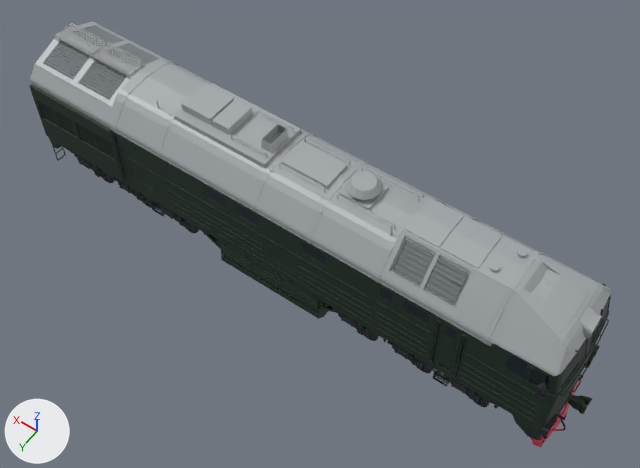
Two versions of the glTF model models/loco_2te116u.glb, one commit apart.
Camera for both pictures: a 50 mm lens placed at (-9.87, 12.71, 22.04), pointed at (-0.85, 0.09, 2.21). Every picture has the same lights, and +X, +Y and +Z are marked at lower left. The picture after the commit comes second.

The scene before the commit, as lines of its bpy script (objects in view):
```python
me_bogie_front_003 = bpy.data.meshes.new('bogie_front.003')
me_bogie_front_003.from_pydata(...)  # 11151 vertices, 18074 faces; spans x 1.74..8.36, y -1.42..1.42, z 0.09..1.47
me_bogie_front_003.materials.append(mat_lc_bg)  # dark grey #3c4146
me_krisha_002 = bpy.data.meshes.new('krisha.002')
me_krisha_002.from_pydata(...)  # 3502 vertices, 5742 faces; spans x -8.7..8.7, y -1.5..1.5, z 3.8..5.3
me_krisha_002.materials.append(mat_lc_gr)  # grey #a9aeb0
me_kuzov2_001 = bpy.data.meshes.new('kuzov2.001')
me_kuzov2_001.from_pydata(...)  # 1316 vertices, 2212 faces; spans x -8.5..8.7, y -1.6..1.6, z 1.5..4.0
me_kuzov2_001.materials.append(mat_lc_paint_001)  # dark green #1f3326
ob_lc_bogie_front_001 = bpy.data.objects.new('lc_bogie_front_001', me_bogie_front_003)
ob_lc_bogie_front_001.location = (0.0, 0.0, 0.0)
ob_lc_krisha = bpy.data.objects.new('lc_krisha', me_krisha_002)
ob_lc_krisha.location = (0.0, 0.0, 0.0)
ob_lc_kuzov2 = bpy.data.objects.new('lc_kuzov2', me_kuzov2_001)
ob_lc_kuzov2.location = (0.0, 0.0, 0.0)
# also in view: 'lc_zhaluzi' at (-4.76, 0.0, 4.6); 'lc_stekla' at (-1.69, 0.0, 3.88); 'lc_bogie_front' at (-5.2, 0.0, 0.78); 'lc_zhaluzi3' at (7.16, 0.0, 4.61); 'lc_kuzov3' at (0.69, 0.0, 2.57)
```
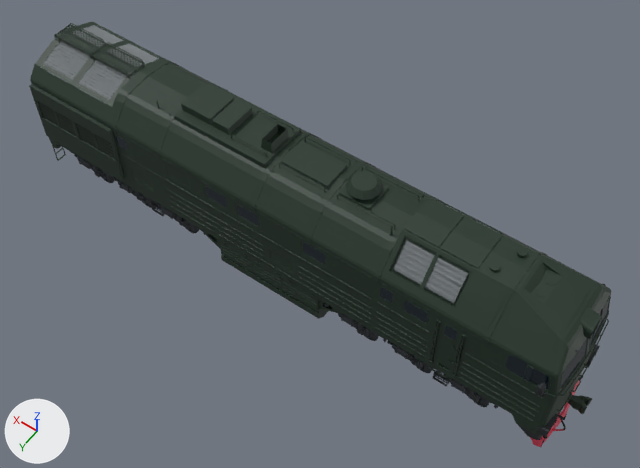
Location of each change, [x1, y1, x2, y2] in pixels of the pictures (640 x 468 px):
```json
{"object": "lc_krisha", "change": "recoloured", "before": [30, 21, 611, 376], "after": [30, 21, 611, 376], "on screen": "darker"}
```

The change, as JSON lines over the scene's bpy script:
```json
{"op": "add", "block": "mat_lc_dg", "code": ["mat_lc_dg = principled_material('lc_DG')", "mat_lc_dg.base_color = (0.0137, 0.0331, 0.0194)  # dark green #1f3326", "mat_lc_dg.roughness = 0.55"]}
{"block": "me_krisha_002", "where": "me_krisha_002.from_pydata(...)  # 3502 vertices, 5742 faces; spans x -8.7..8.7, y -1.5..1.5, z 3.8..5.3"}
{"op": "remove", "block": "me_krisha_002", "code": "me_krisha_002.materials.append(mat_lc_gr)  # grey #a9aeb0"}
{"op": "add", "block": "me_krisha_002", "code": "me_krisha_002.materials.append(mat_lc_dg)  # dark green #1f3326"}
```
